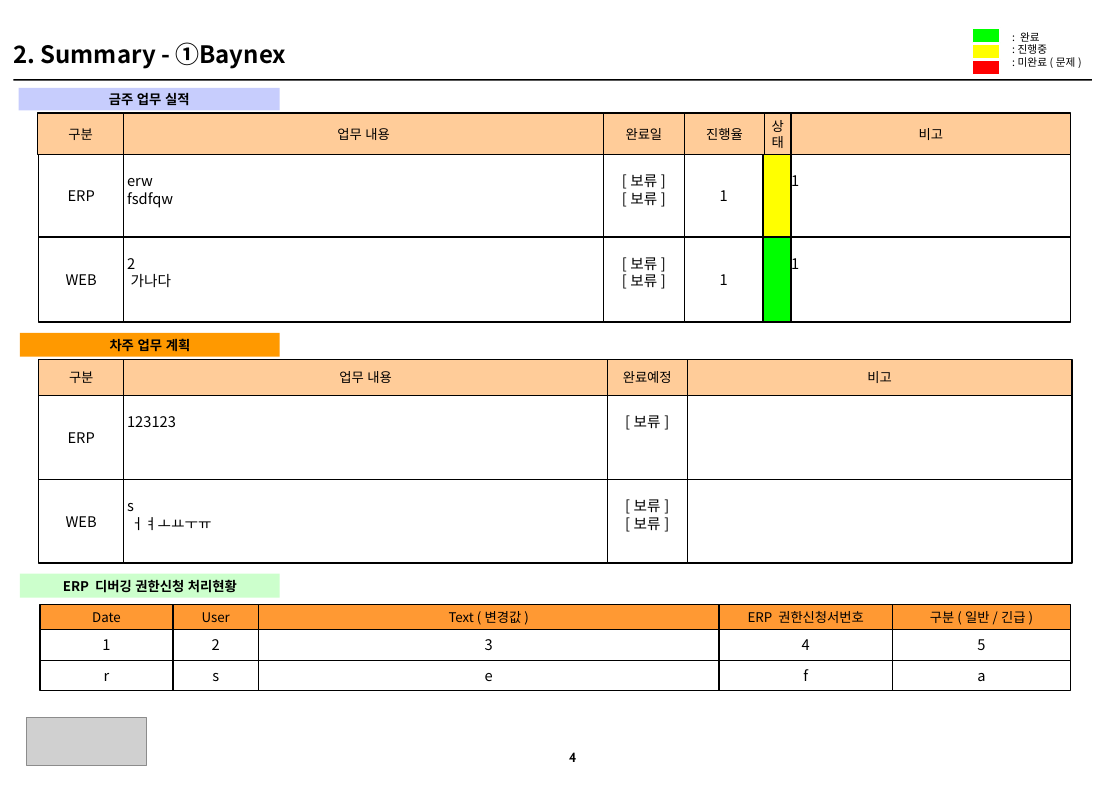
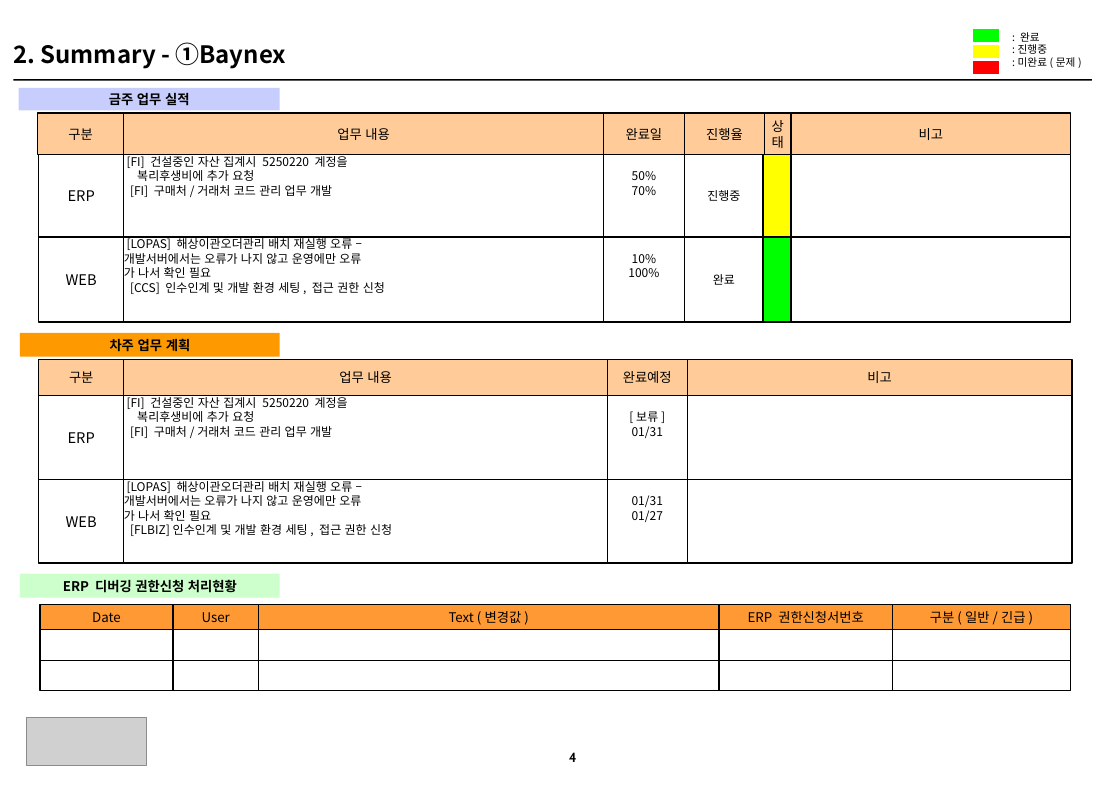
Before and after one commit to HywuLeeJiEun/BBS, a slide deck: slide 1 of src/main/webapp/WEB-INF/Files/요약본_sample.pptx. Drawn at 1120x792 pixels with LibreOffice and Linux fonts; fonts in the diff are those of the drawing; grey boxes stand for pictures. Boxes give left, top, right and bottom in pixels: in the first picture for what was removed or moved away, otherwise in the second. Text is boxed around its words. In the diff, an @@ line names an element or a change of style, - is before the commit and + after.

```diff
--- a/src/main/webapp/WEB-INF/Files/요약본_sample.pptx
+++ b/src/main/webapp/WEB-INF/Files/요약본_sample.pptx
@@ text in rectangle at (127,153,348,197): text changed; size 11 to 9 pt @@
-erw
-fsdfqw
+[FI] 건설중인 자산 집계시 5250220 계정을
+복리후생비에 추가 요청
+[FI] 구매처/거래처 코드 관리 업무 개발
@@ text in rectangle at (632,171,656,195): text changed; size 11 to 9 pt @@
-[보류]
-[보류]
+50%
+70%
@@ text in rectangle at (791,172,799,191): text removed @@
-1
@@ text in rectangle at (707,190,740,201): text changed; size 11 to 9 pt @@
-1
+진행중
@@ text in rectangle at (124,236,385,294): text changed; size 11 to 9 pt @@
-2
-가나다
+[LOPAS] 해상이관오더관리 배치 재실행 오류 –
+개발서버에서는 오류가 나지 않고 운영에만 오류
+가 나서 확인 필요
+[CCS] 인수인계 및 개발 환경 세팅, 접근 권한 신청
@@ text in rectangle at (628,254,659,277): text changed; size 11 to 9 pt @@
-[보류]
-[보류]
+10%
+100%
@@ text in rectangle at (791,254,799,273): text removed @@
-1
@@ text in rectangle at (713,274,735,285): text changed; size 11 to 9 pt @@
-1
+완료
@@ text in rectangle at (127,394,348,438): text changed; size 11 to 9 pt @@
-123123
+[FI] 건설중인 자산 집계시 5250220 계정을
+복리후생비에 추가 요청
+[FI] 구매처/거래처 코드 관리 업무 개발
@@ text in rectangle at (632,411,663,438): text changed; size 11 to 9 pt @@
-[보류]
+[보류]
+01/31
@@ text in rectangle at (124,479,392,536): text changed; size 11 to 9 pt @@
-s
-ㅓㅕㅗㅛㅜㅠ
+[LOPAS] 해상이관오더관리 배치 재실행 오류 –
+개발서버에서는 오류가 나지 않고 운영에만 오류
+가 나서 확인 필요
+[FLBIZ]인수인계 및 개발 환경 세팅, 접근 권한 신청
@@ text in rectangle at (632,495,663,522): text changed; size 11 to 9 pt @@
-[보류]
-[보류]
+01/31
+01/27
@@ text in rectangle at (102,639,110,650): text removed @@
-1
@@ text in rectangle at (212,639,220,650): text removed @@
-2
@@ text in rectangle at (485,639,493,650): text removed @@
-3
@@ text in rectangle at (802,639,810,650): text removed @@
-4
@@ text in rectangle at (977,639,985,650): text removed @@
-5
@@ text in rectangle at (104,673,110,681): text removed @@
-r
@@ text in rectangle at (212,673,219,681): text removed @@
-s
@@ text in rectangle at (485,673,493,681): text removed @@
-e
@@ text in rectangle at (803,669,808,681): text removed @@
-f
@@ text in rectangle at (977,673,985,681): text removed @@
-a
```
Also in this commit, not shown: 3 slides removed, 21 other files.
